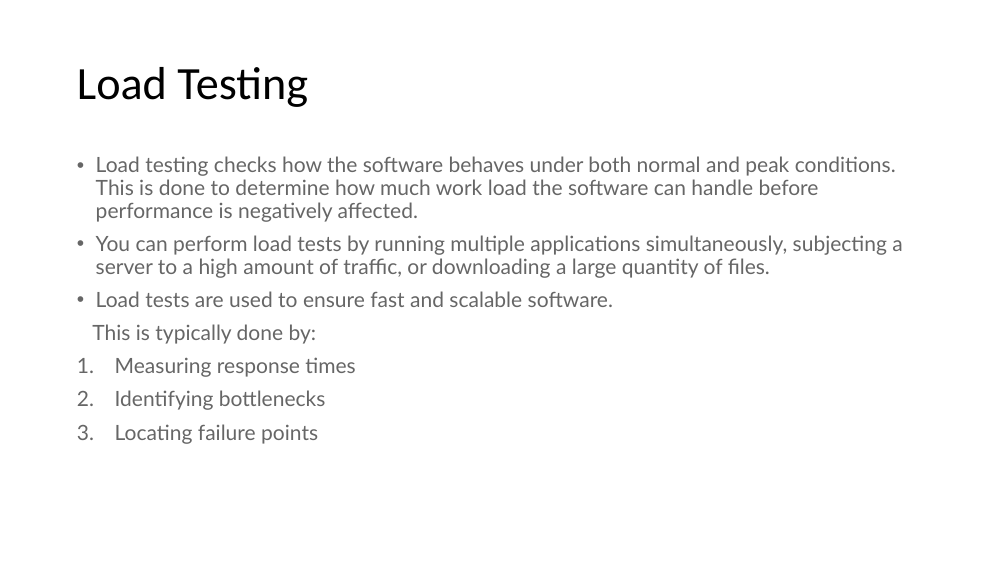
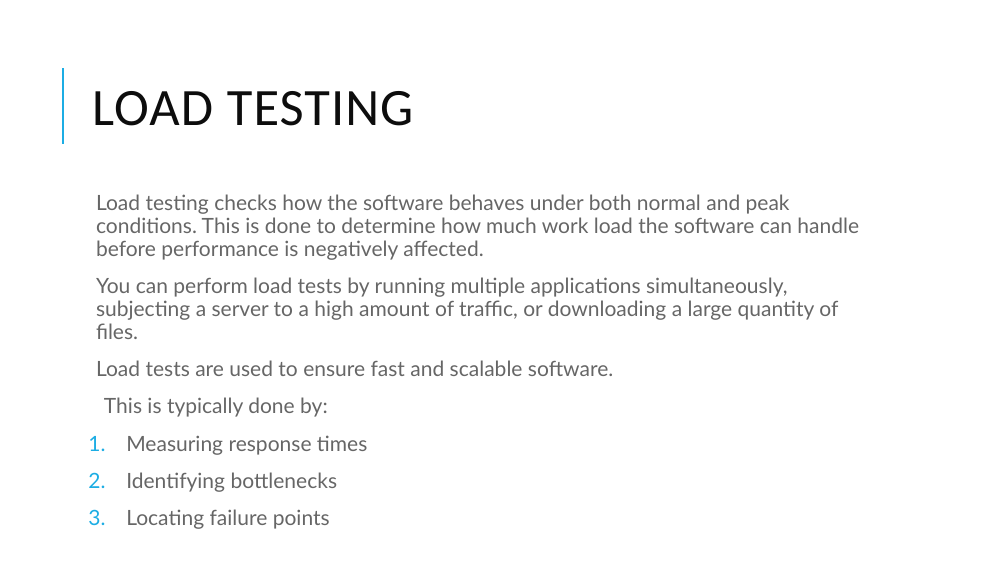
Before and after one commit to skandhwa/SimplilearnNew, a slide deck: slide 3 of Load Testing -Jmeter.pptx. Drawn at 1008x567 pixels with LibreOffice and Linux fonts; fonts in the diff are those of the drawing. Boxes give left, top, right and bottom in pixels: in the first picture for what was removed or moved away, otherwise in the second. Text is boxed around its words. In the diff, an @@ line names an element or a change of style, - is before the commit and + after.

```diff
--- a/Load Testing -Jmeter.pptx
+++ b/Load Testing -Jmeter.pptx
@@ line added from (63, 144) to (63, 68), #1CADE4 1.5 pt @@
@@ title at (92,91,413,126): text changed; size 44 to 50 pt; text colour #000000 to #0D0D0D @@
-Load Testing
+LOAD TESTING
@@ text "Load testing checks how the ...": place and size @@
-text "Load testing checks how the ..." at (92,156,902,444)
+text "Load testing checks how the ..." at (96,194,859,529)
@@ text "Load testing checks how the ..." at (96,194,859,529): bullet • to  ; more space between paragraphs @@
```
Also in this commit, not shown: 18 other slides changed, 14 slides added, 7 other files.
